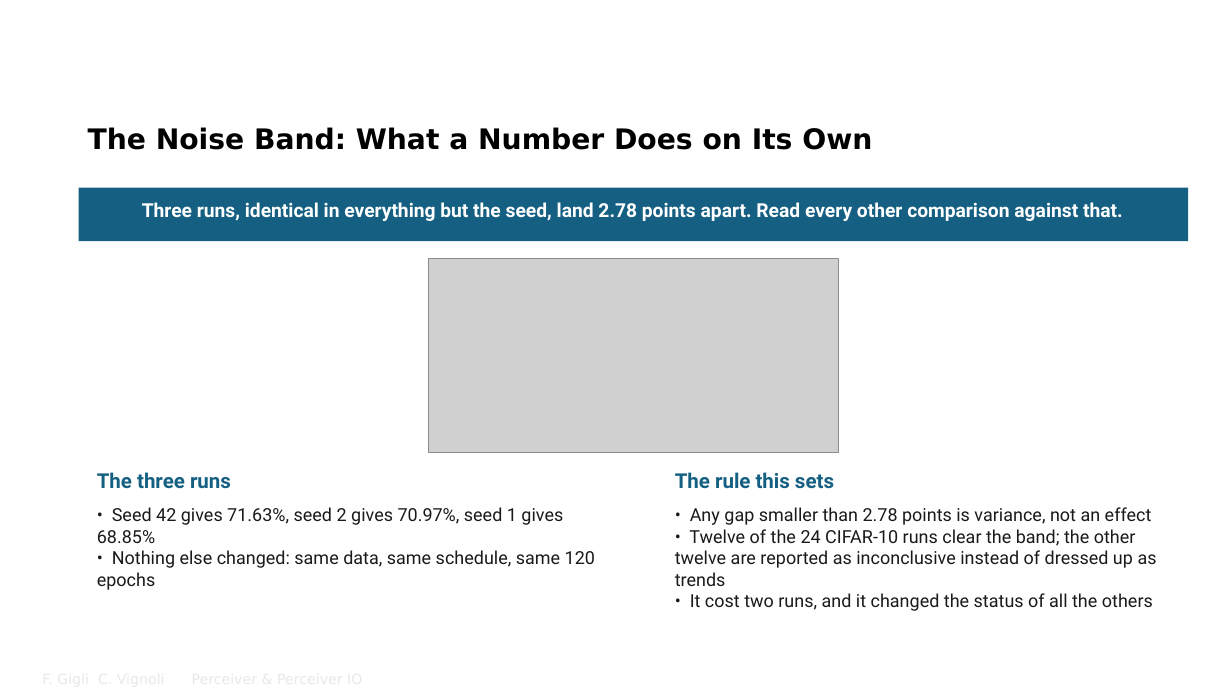
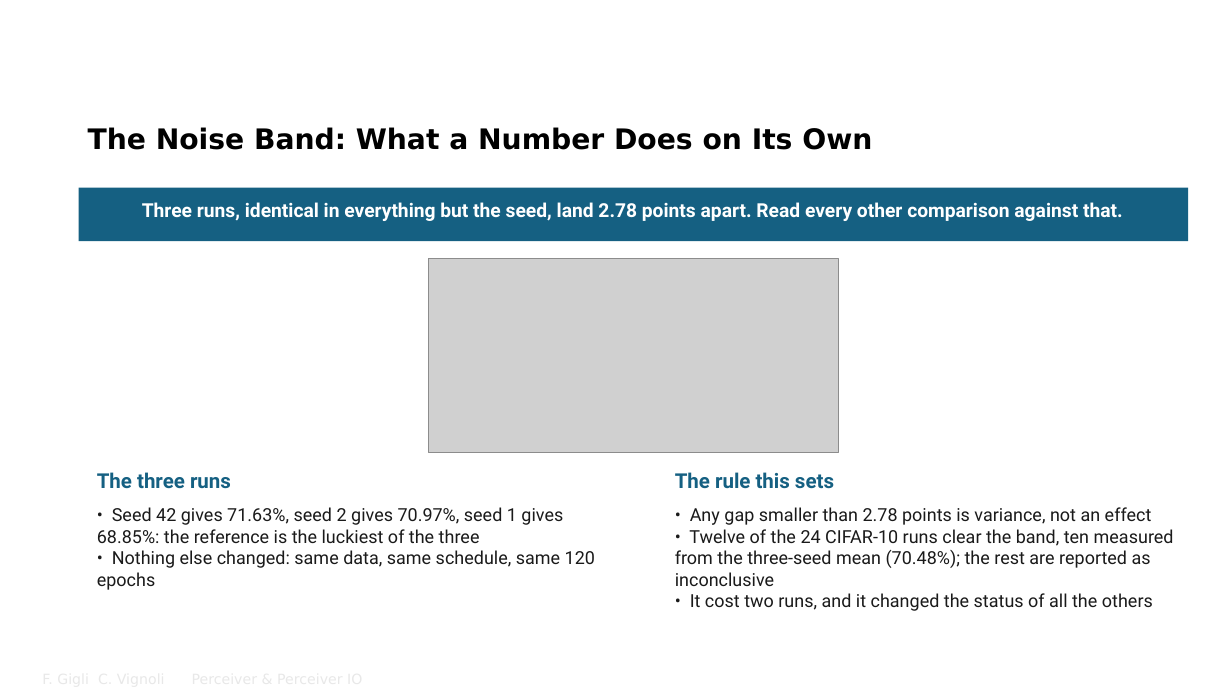
Before and after one commit to FrancescoGigli/Perceiver_project, a slide deck: slide 20 of sito/slide/Perceiver & Perceiver IO.pptx. Drawn at 1232x693 pixels with LibreOffice and Linux fonts; fonts in the diff are those of the drawing; grey boxes stand for pictures; background and template pictures are left out. Boxes give left, top, right and bottom in pixels: in the first picture for what was removed or moved away, otherwise in the second. Text is boxed around its words. In the diff, an @@ line names an element or a change of style, - is before the commit and + after.

```diff
--- a/sito/slide/Perceiver & Perceiver IO.pptx
+++ b/sito/slide/Perceiver & Perceiver IO.pptx
@@ text at [97, 507, 563, 543]: text changed @@
-• Seed 42 gives 71.63%, seed 2 gives 70.97%, seed 1 gives 68.85%
+• Seed 42 gives 71.63%, seed 2 gives 70.97%, seed 1 gives 68.85%: the reference is the luckiest of the three
@@ text at [675, 529, 1174, 586]: text changed @@
-• Twelve of the 24 CIFAR-10 runs clear the band; the other twelve are reported as inconclusive instead of dressed up as trends
+• Twelve of the 24 CIFAR-10 runs clear the band, ten measured from the three-seed mean (70.48%); the rest are reported as inconclusive
```
Also in this commit, not shown: 9 other slides changed, 28 other files.
